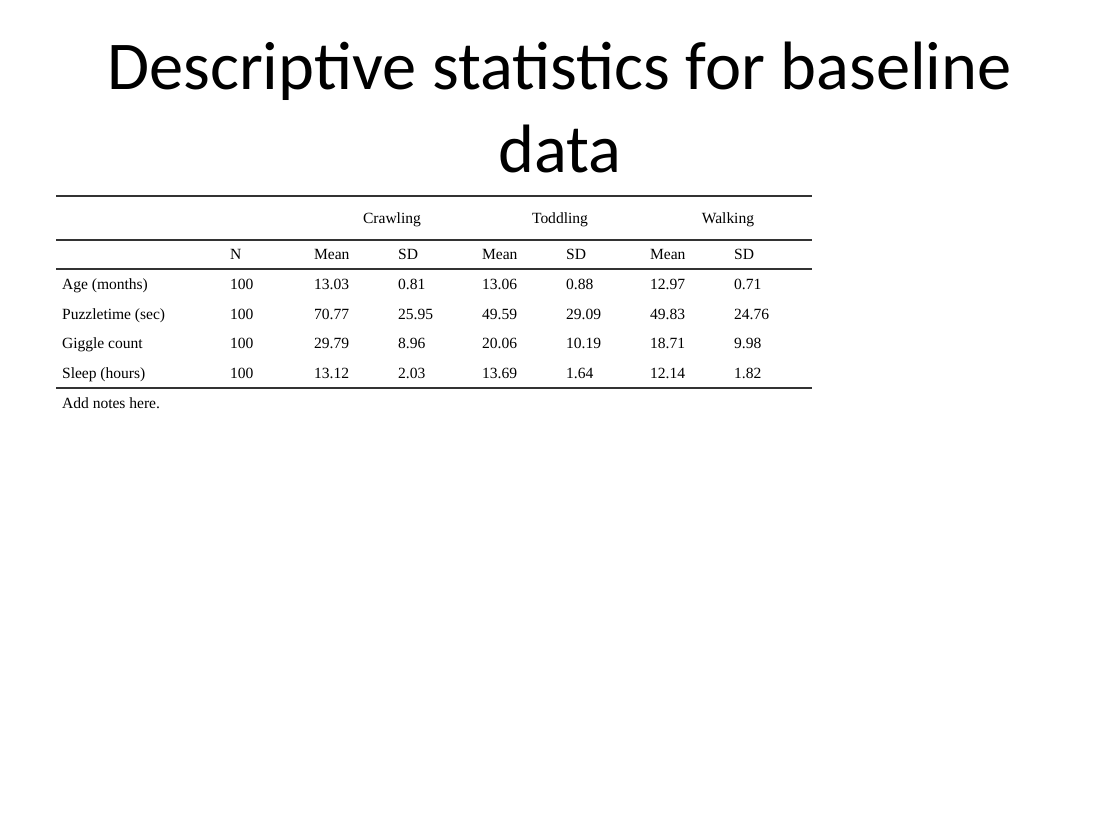
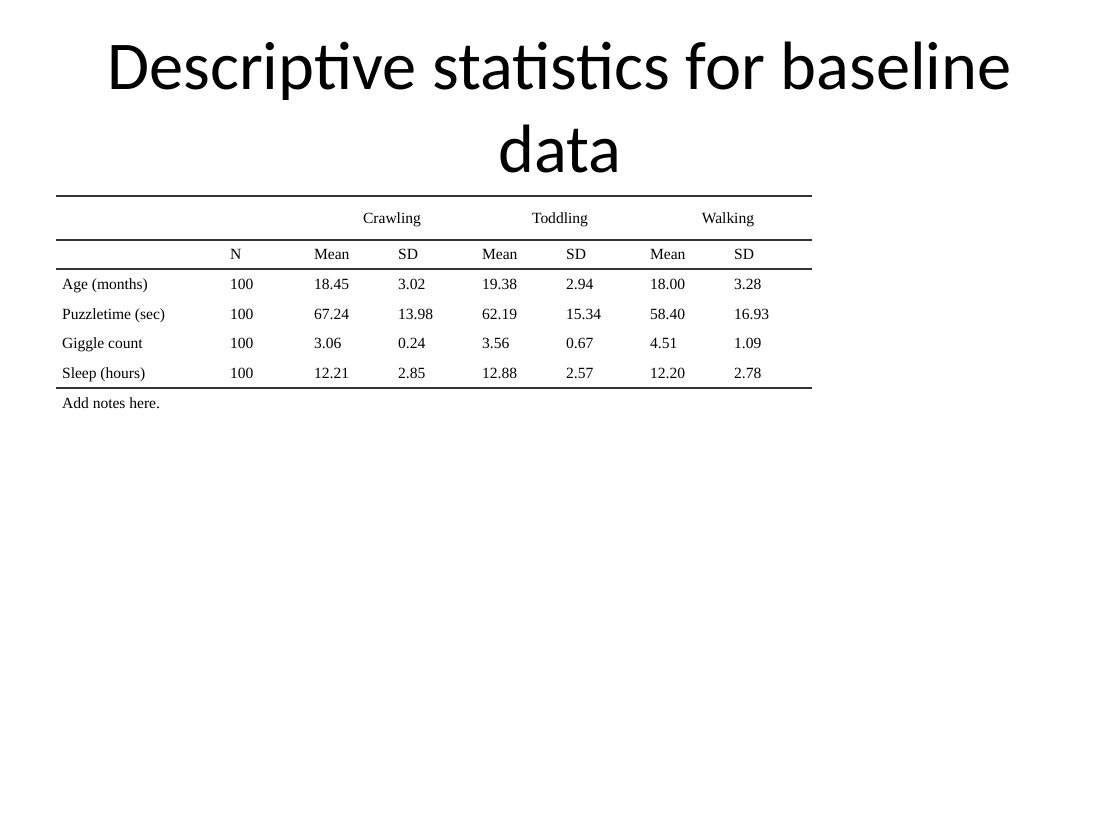
Before and after one commit to juusorepo/ReproRepo, a slide deck: slide 1 of 05-outputs/tables/tbl1-desc.pptx. Drawn at 1120x840 pixels with LibreOffice and Linux fonts; fonts in the diff are those of the drawing. Boxes give left, top, right and bottom in pixels: in the first picture for what was removed or moved away, otherwise in the second. Text is boxed around its words. In the diff, an @@ line names an element or a change of style, - is before the commit and + after.

```diff
--- a/05-outputs/tables/tbl1-desc.pptx
+++ b/05-outputs/tables/tbl1-desc.pptx
@@ table at [56, 196, 812, 750] @@
-row 3: Age (months) | 100 | 13.03 | 0.81 | 13.06 | 0.88 | 12.97 | 0.71
+row 3: Age (months) | 100 | 18.45 | 3.02 | 19.38 | 2.94 | 18.00 | 3.28
-row 4: Puzzletime (sec) | 100 | 70.77 | 25.95 | 49.59 | 29.09 | 49.83 | 24.76
+row 4: Puzzletime (sec) | 100 | 67.24 | 13.98 | 62.19 | 15.34 | 58.40 | 16.93
-row 5: Giggle count | 100 | 29.79 | 8.96 | 20.06 | 10.19 | 18.71 | 9.98
+row 5: Giggle count | 100 | 3.06 | 0.24 | 3.56 | 0.67 | 4.51 | 1.09
-row 6: Sleep (hours) | 100 | 13.12 | 2.03 | 13.69 | 1.64 | 12.14 | 1.82
+row 6: Sleep (hours) | 100 | 12.21 | 2.85 | 12.88 | 2.57 | 12.20 | 2.78
```
Also in this commit, not shown: 54 other files.
